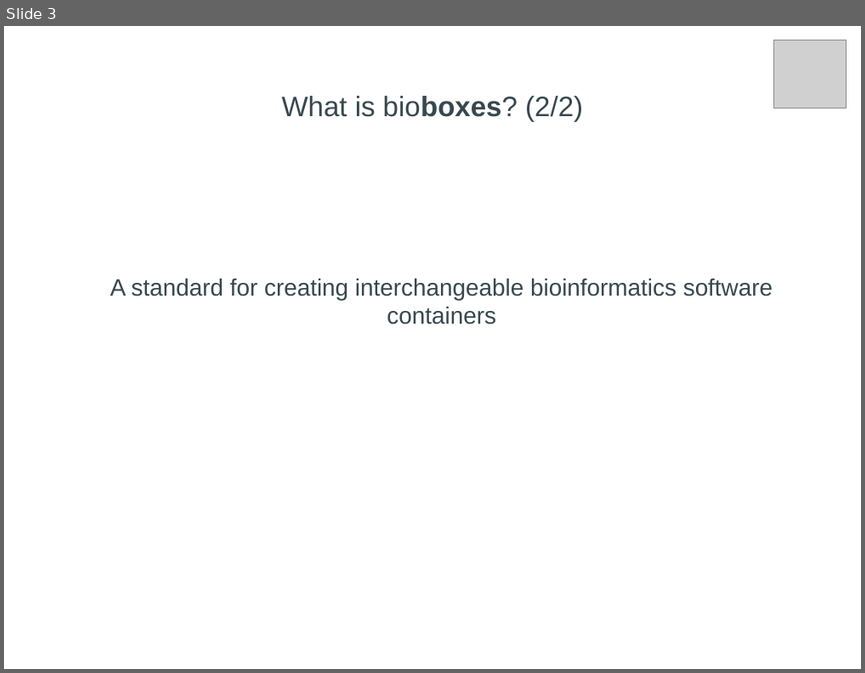
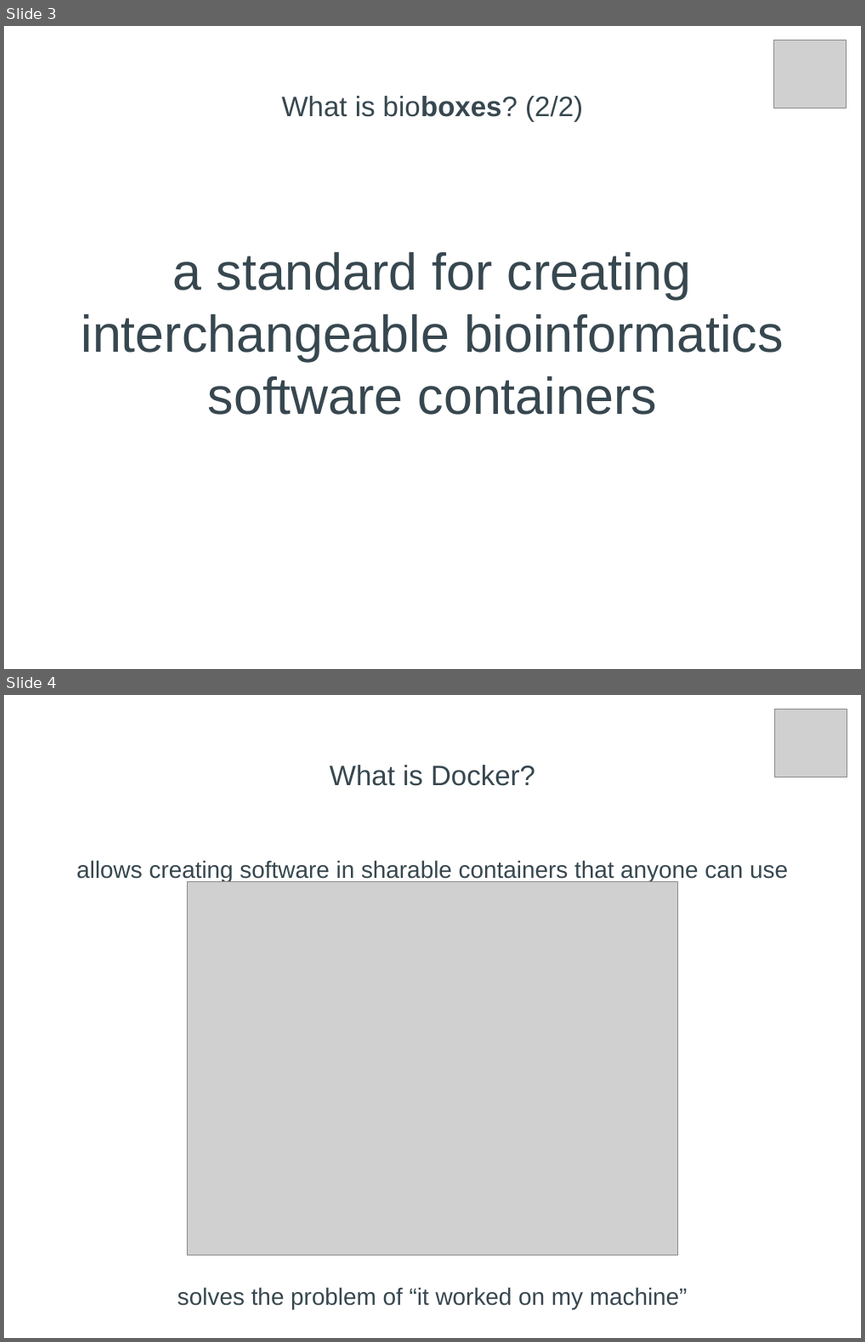
Before and after one commit to bioboxes/abstracts, a slide deck: abstracts/bosc_2015/talk.odp. Shown one above the other, each under a label of ours: slide 3 before the commit, slides 3 and 4 after it. The pictures are 865x673 and 865x1342 pixels, drawn with LibreOffice and Linux fonts; fonts in the diff are those of the drawing; grey boxes stand for pictures. Boxes give left, top, right and bottom in pixels: in the first picture for what was removed or moved away, otherwise in the second. Text is boxed around its words. In the diff, an @@ line names an element or a change of style, - is before the commit and + after.

```diff
--- a/abstracts/bosc_2015/talk.odp
+++ b/abstracts/bosc_2015/talk.odp
@@ slide 4 added at bbox=[4, 695, 861, 1338], background #FFFFFF @@
@@ picture added at bbox=[774, 709, 847, 777] @@
@@ text added at bbox=[330, 765, 535, 786], 26 pt, text #37474F @@
+What is Docker?
@@ text added at bbox=[76, 860, 788, 1310], 22 pt, text #37474F @@
+allows creating software in sharable containers that anyone can use
+solves the problem of “it worked on my machine”
@@ picture added at bbox=[188, 882, 678, 1255] @@
@@ slide 3 changed as well @@
@@ subtitle at bbox=[81, 252, 783, 414]: text changed; size 22 to 48 pt @@
-A standard for creating interchangeable bioinformatics software containers
+a standard for creating interchangeable bioinformatics software containers
```
Also in this commit, not shown: 5 other slides changed, 1 other slide added, 1 slide removed, 1 other file.
